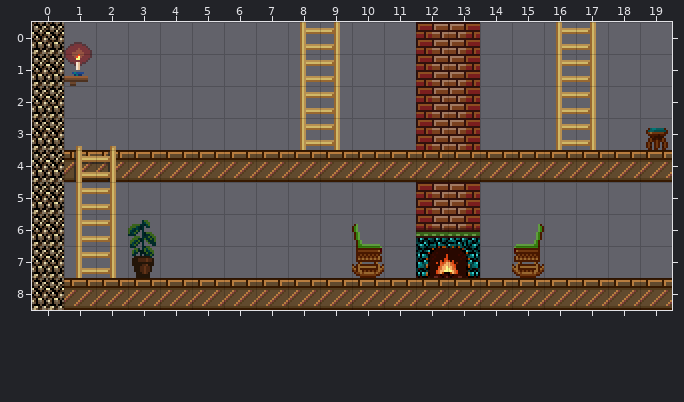
One commit to this Tiled map: data/levels/room_1_0.tmx. The first picture shows the starting point.
Cells are 16x16 px. Shown: x 0..19, y 0..8.
The same view after the edit:
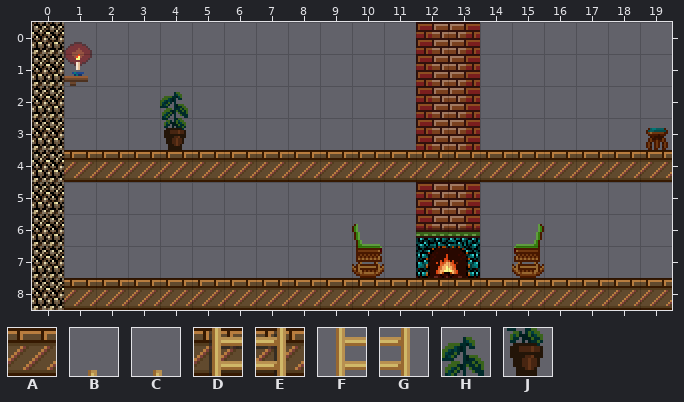
Key: from "tiles.png": A 0, B 3, C 4, D 23, E 24, F 43, G 44, H 67, J 87.
_ is an empty cell.
The edit:
Layer "platforms":
Tile A now appears in row 4 at x 1 to 2.
Layer "ladders":
Tile B is removed in row 3 at x 1.
Tile C is removed in row 3 at x 2.
Tile D is removed in row 4 at x 1.
Tile E is removed in row 4 at x 2.
Tile F is removed in rows 0 to 3 at x 8 and 16; in rows 5 to 7 at x 1.
Tile G is removed in rows 0 to 3 at x 9 and 17; in rows 5 to 7 at x 2.
Layer "decorations":
Tile H now appears in row 2 at x 4.
Tile J now appears in row 3 at x 4.
Tile H is removed in row 6 at x 3.
Tile J is removed in row 7 at x 3.
Pixel boxes of the changes (left, top, right, bottom) in both pictures:
removed: (300, 22, 340, 150)
removed: (556, 22, 596, 150)
added: (160, 92, 188, 150)
changed: (74, 146, 156, 278)
